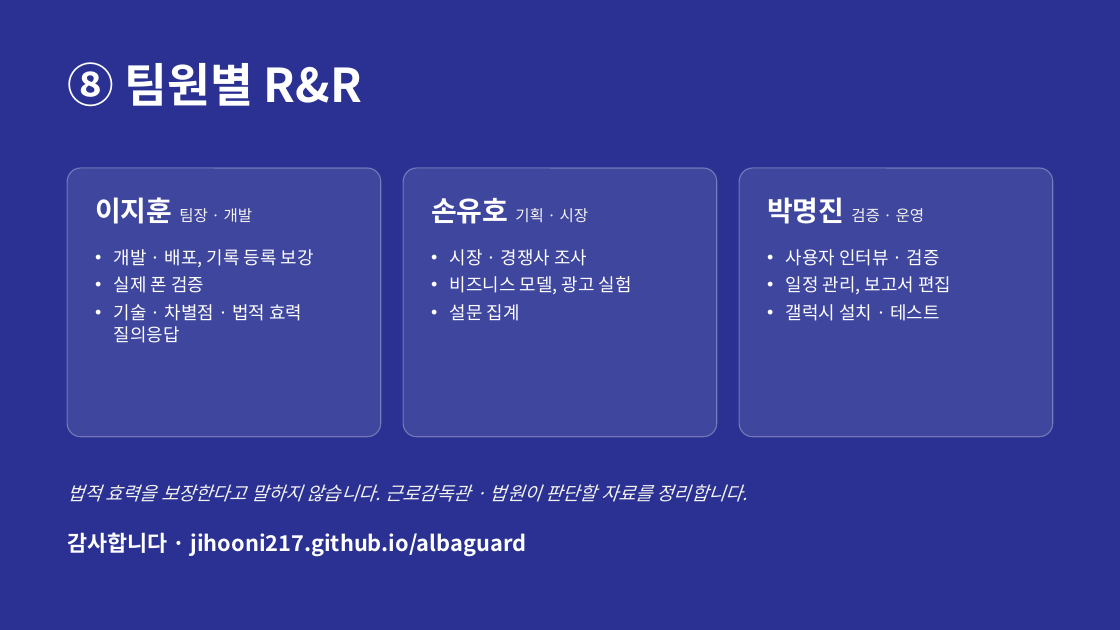
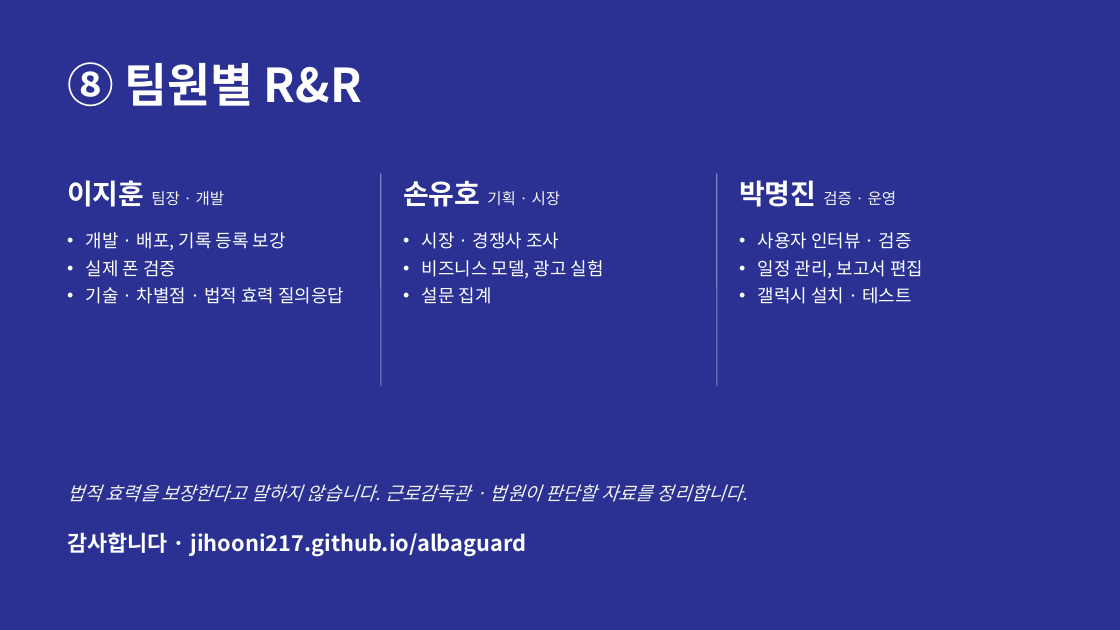
Before and after one commit to jihooni217/albaguard, a slide deck: slide 17 of docs/06_중간발표_PPT.pptx. Drawn at 1120x630 pixels with LibreOffice and Linux fonts; fonts in the diff are those of the drawing. Boxes give left, top, right and bottom in pixels: in the first picture for what was removed or moved away, otherwise in the second. Text is boxed around its words. In the diff, an @@ line names an element or a change of style, - is before the commit and + after.

```diff
--- a/docs/06_중간발표_PPT.pptx
+++ b/docs/06_중간발표_PPT.pptx
@@ text "이지훈 팀장 · 개발": place and size @@
-text "이지훈 팀장 · 개발" at bbox=[95, 197, 253, 224]
+text "이지훈 팀장 · 개발" at bbox=[67, 180, 225, 207]
@@ rounded rectangle removed at bbox=[67, 168, 381, 437] @@
@@ line added from (381, 174) to (381, 386), #FFFFFF 0.75 pt @@
@@ text "손유호 기획 · 시장": place and size @@
-text "손유호 기획 · 시장" at bbox=[431, 198, 589, 224]
+text "손유호 기획 · 시장" at bbox=[403, 181, 561, 207]
@@ rounded rectangle removed at bbox=[403, 168, 717, 437] @@
@@ line added from (717, 174) to (717, 386), #FFFFFF 0.75 pt @@
@@ text "박명진 검증 · 운영": place and size @@
-text "박명진 검증 · 운영" at bbox=[767, 197, 925, 224]
+text "박명진 검증 · 운영" at bbox=[739, 180, 897, 207]
@@ rounded rectangle removed at bbox=[739, 168, 1053, 437] @@
@@ text "개발 · 배포, 기록 등록 ..." rewrapped from bbox=[114, 249, 314, 343] to bbox=[86, 232, 344, 304] @@
@@ text "시장 · 경쟁사 조사": place and size @@
-text "시장 · 경쟁사 조사" at bbox=[450, 249, 632, 321]
+text "시장 · 경쟁사 조사" at bbox=[422, 232, 604, 304]
@@ text "사용자 인터뷰 · 검증": place and size @@
-text "사용자 인터뷰 · 검증" at bbox=[786, 249, 951, 321]
+text "사용자 인터뷰 · 검증" at bbox=[758, 232, 923, 304]
```
Also in this commit, not shown: 7 other slides changed, 5 other files.
